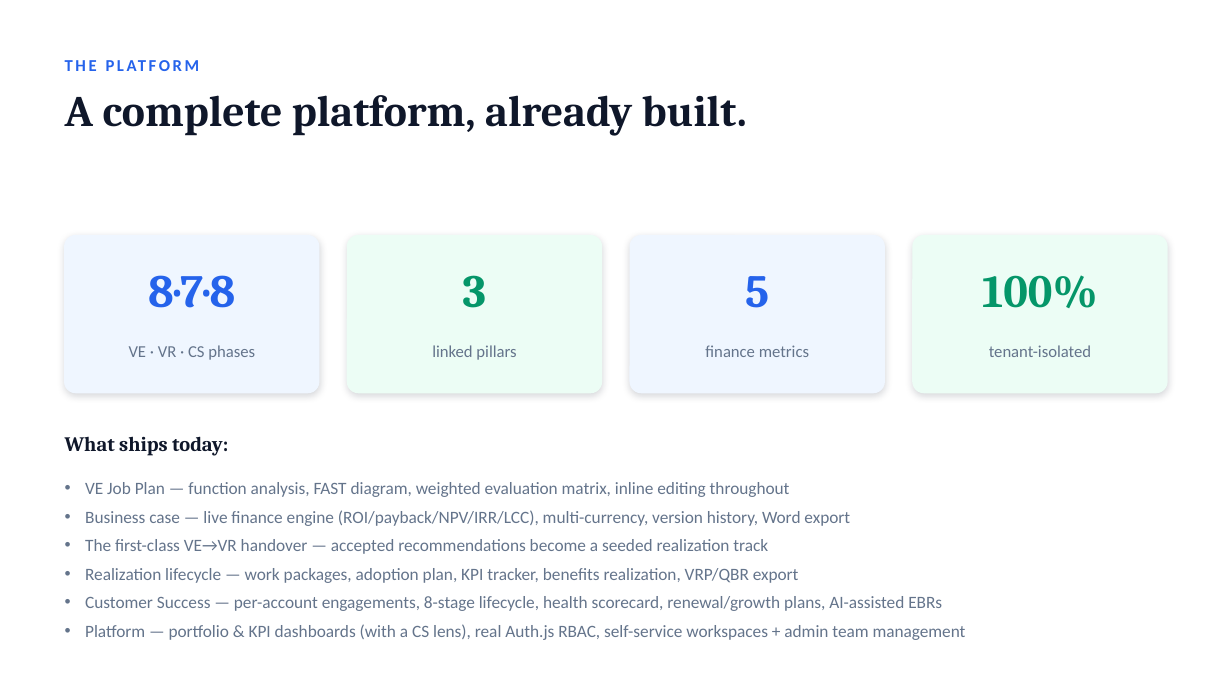
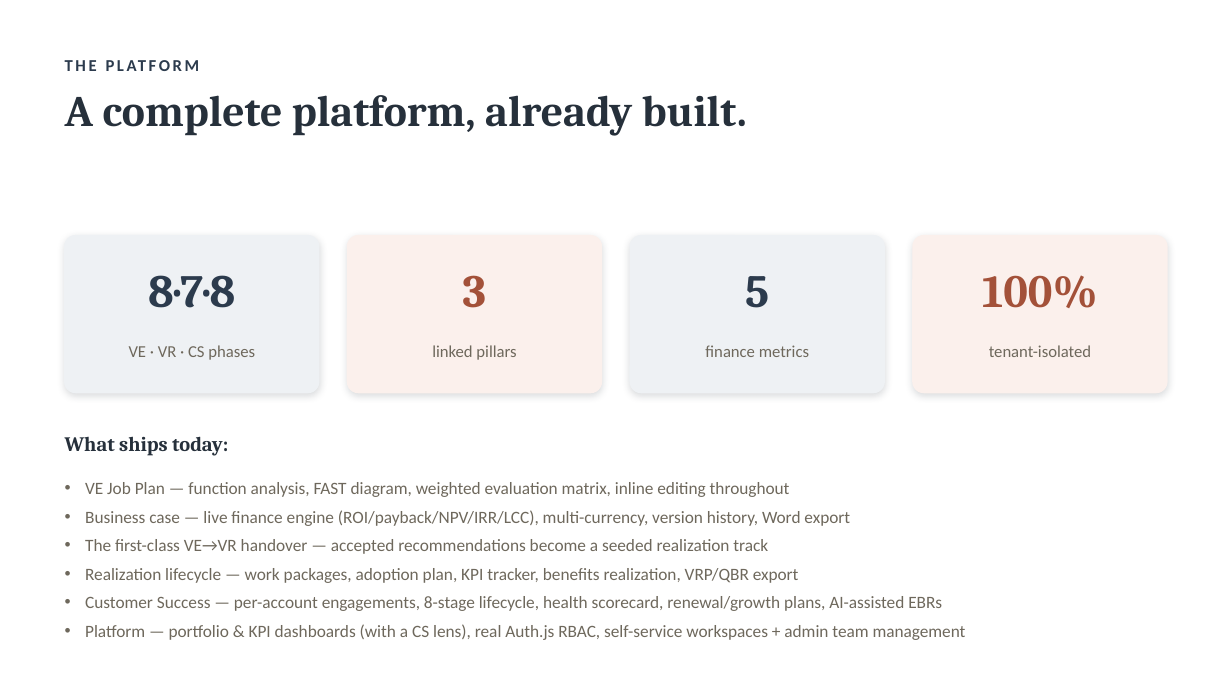
Before and after one commit to paulojorge1963/value-lifecycle-platform, a slide deck: slide 13 of demo-kit/ValueLifecycle-Solution-Overview.pptx. Drawn at 1232x693 pixels with LibreOffice and Linux fonts; fonts in the diff are those of the drawing. Boxes give left, top, right and bottom in pixels: in the first picture for what was removed or moved away, otherwise in the second. Text is boxed around its words. In the diff, an @@ line names an element or a change of style, - is before the commit and + after.

```diff
--- a/demo-kit/ValueLifecycle-Solution-Overview.pptx
+++ b/demo-kit/ValueLifecycle-Solution-Overview.pptx
@@ text "A complete platform, already built." at <box>65,95,747,136</box>: text colour #0F172A to #26303B @@
@@ rounded rectangle at <box>65,236,319,393</box>: fill #EFF6FF to #EEF1F4; outline #EFF6FF 1 pt to #EEF1F4 1 pt; shadow changed @@
@@ rounded rectangle at <box>348,236,602,393</box>: fill #ECFDF5 to #FBF0EC; outline #ECFDF5 1 pt to #FBF0EC 1 pt; shadow changed @@
@@ rounded rectangle at <box>630,236,884,393</box>: fill #EFF6FF to #EEF1F4; outline #EFF6FF 1 pt to #EEF1F4 1 pt; shadow changed @@
@@ rounded rectangle at <box>913,236,1167,393</box>: fill #ECFDF5 to #FBF0EC; outline #ECFDF5 1 pt to #FBF0EC 1 pt; shadow changed @@
@@ text "3" at <box>463,275,486,308</box>: text colour #059669 to #A35139 @@
@@ text colour #2563EB to #2C3B4D in 3 elements at <box>65,51,1167,79</box>, <box>148,275,235,308</box>, <box>745,276,769,308</box> @@
@@ text "100%" at <box>982,275,1097,308</box>: text colour #059669 to #A35139 @@
@@ text "What ships today:" at <box>65,436,228,456</box>: text colour #0F172A to #26303B @@
@@ text colour #64748B to #6E685C in 5 elements at <box>129,345,255,360</box>, <box>432,345,516,360</box>, <box>705,345,809,357</box>, <box>989,345,1091,357</box>, <box>85,482,966,640</box> @@
```
Also in this commit, not shown: 14 other slides changed, 16 other files.
